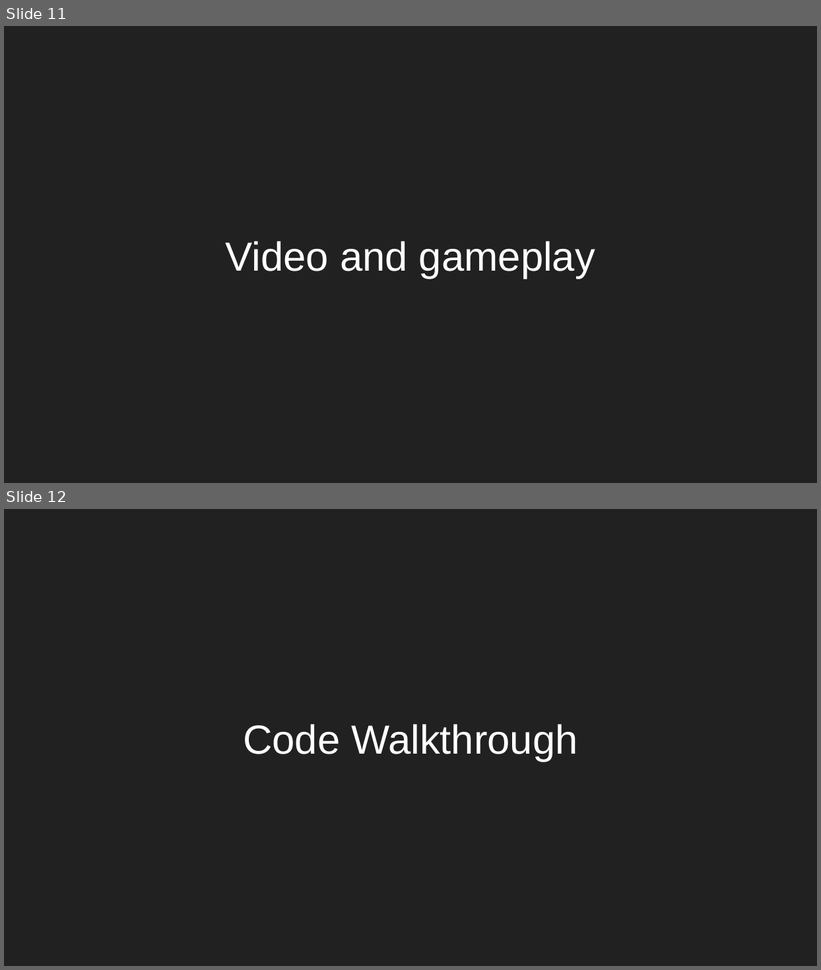
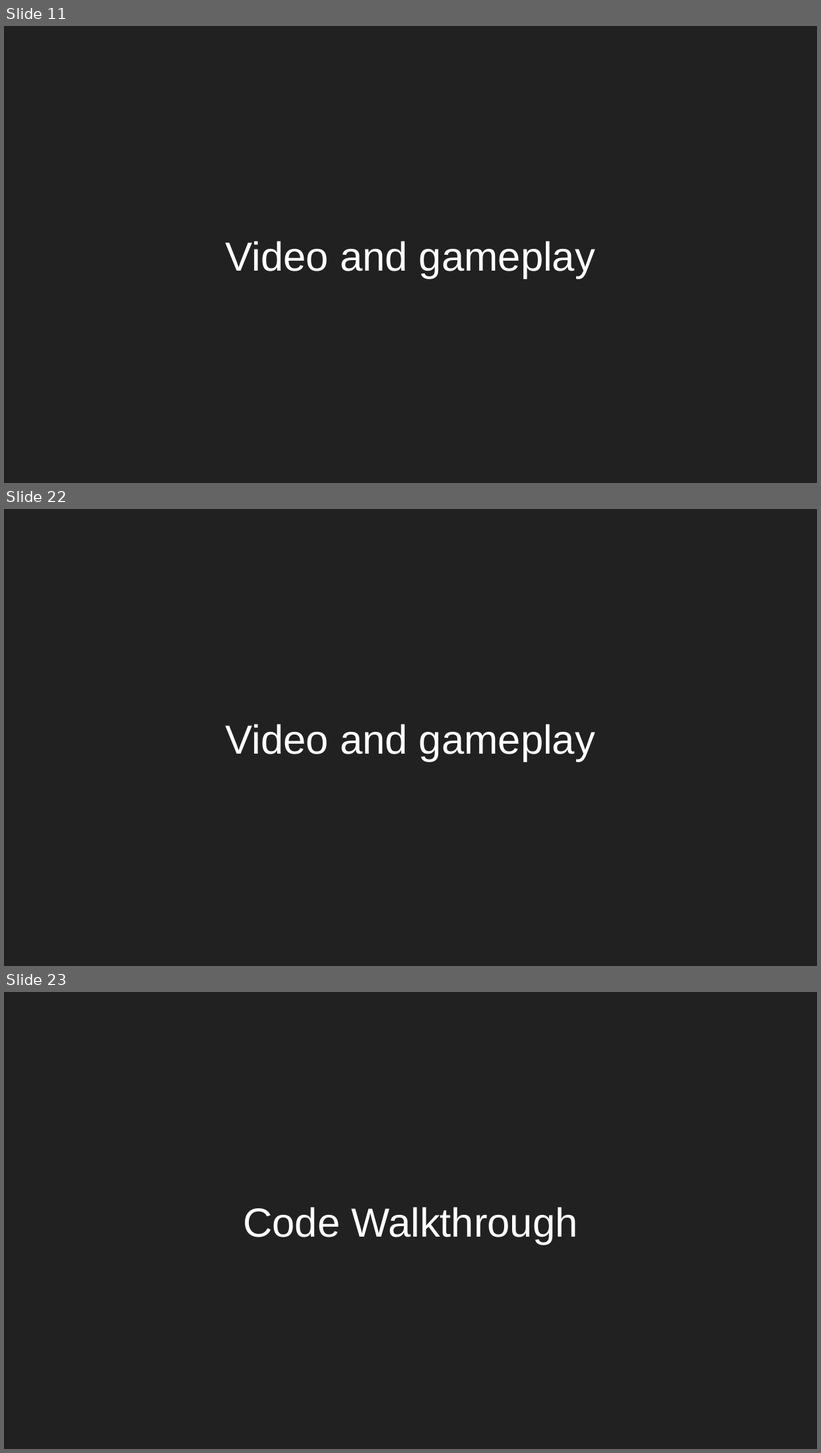
Before and after one commit to BuddhaProgram/SP2-PDEntertainment, a slide deck: ComGraphics/SP2 presentation.pptx. Shown one above the other, each under a label of ours: slides 11 and 12 before the commit, slides 11, 22 and 23 after it; the slides between them are not shown. The pictures are 821x970 and 821x1453 pixels, drawn with LibreOffice and Linux fonts; fonts in the diff are those of the drawing. Boxes give left, top, right and bottom in pixels: in the first picture for what was removed or moved away, otherwise in the second. Text is boxed around its words. In the diff, an @@ line names an element or a change of style, - is before the commit and + after.

```diff
--- a/ComGraphics/SP2 presentation.pptx
+++ b/ComGraphics/SP2 presentation.pptx
@@ slide 22 added at (x1=4, y1=509, x2=817, y2=966), background #212121 @@
@@ title added at (x1=226, y1=724, x2=595, y2=761), 36 pt, text #FFFFFF @@
+Video and gameplay
@@ what was slide 12 is now slide 23 @@
```
Also in this commit, not shown: 12 other slides added.
